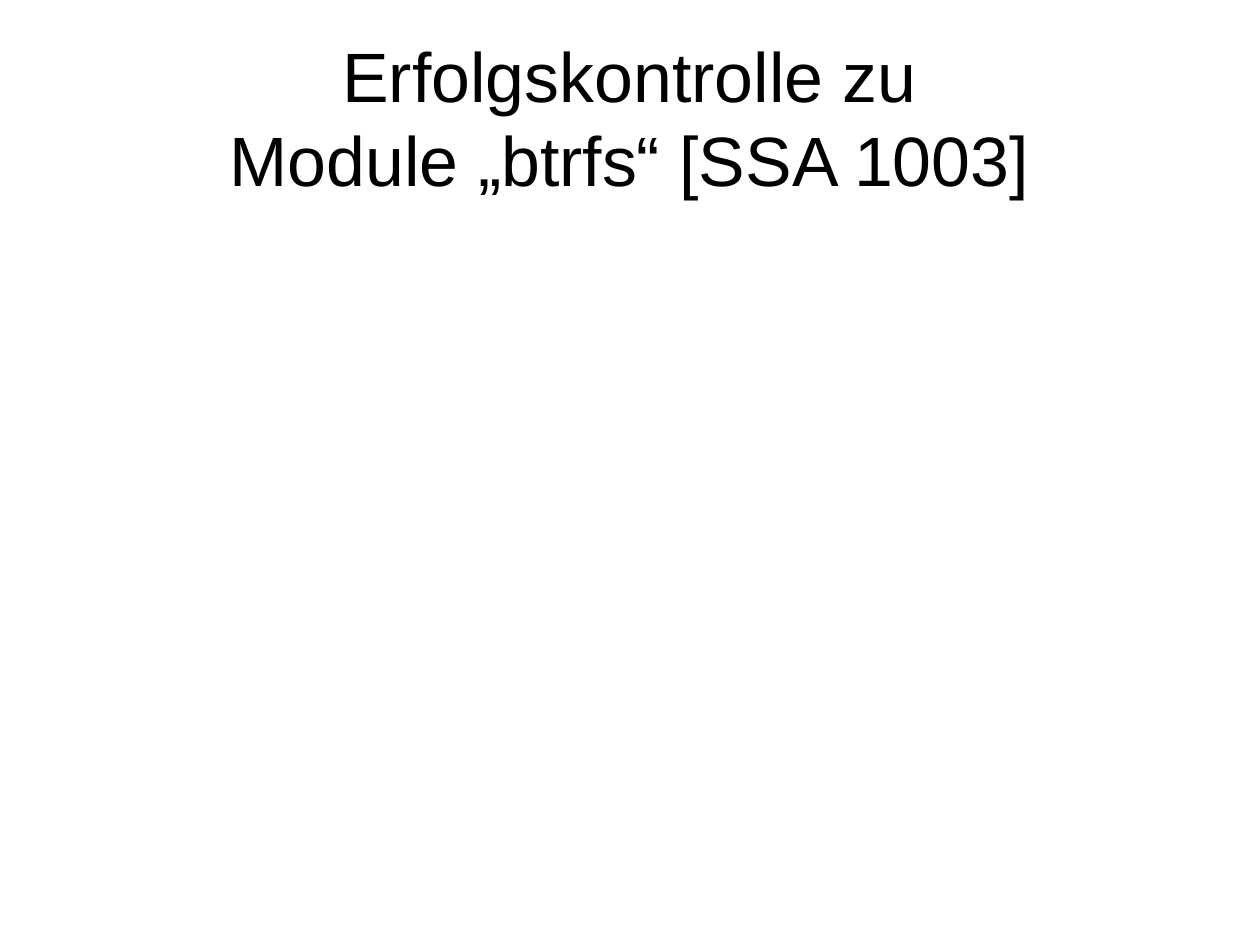
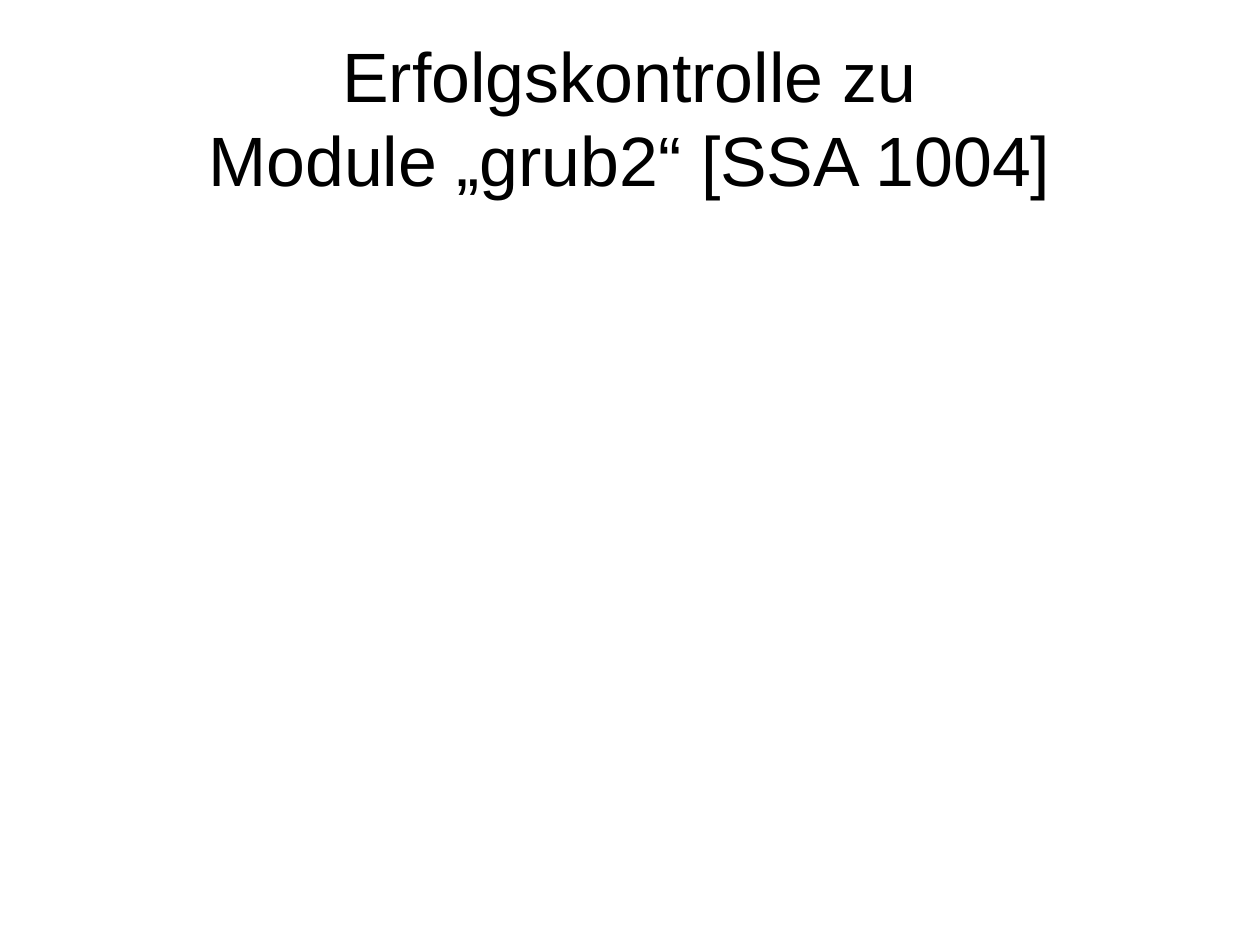
Before and after one commit to adfinis/adsy-trainings, a slide deck: slide 1 of SSA_SUSE-System-Administration/1004_grub2/modul_grub2_1004_04_check.odp. Drawn at 1260x945 pixels with LibreOffice and Linux fonts; fonts in the diff are those of the drawing. Boxes give left, top, right and bottom in pixels: in the first picture for what was removed or moved away, otherwise in the second. Text is boxed around its words. In the diff, an @@ line names an element or a change of style, - is before the commit and + after.

Commit message:
update module grub2

```diff
--- a/SSA_SUSE-System-Administration/1004_grub2/modul_grub2_1004_04_check.odp
+++ b/SSA_SUSE-System-Administration/1004_grub2/modul_grub2_1004_04_check.odp
@@ title at (208, 51, 1051, 199): text changed @@
-Erfolgskontrolle zu
-Module „btrfs“ [SSA 1003]
+Erfolgskontrolle zu
+Module „grub2“ [SSA 1004]
```
Also in this commit, not shown: 4 other slides changed, 1 other file.
